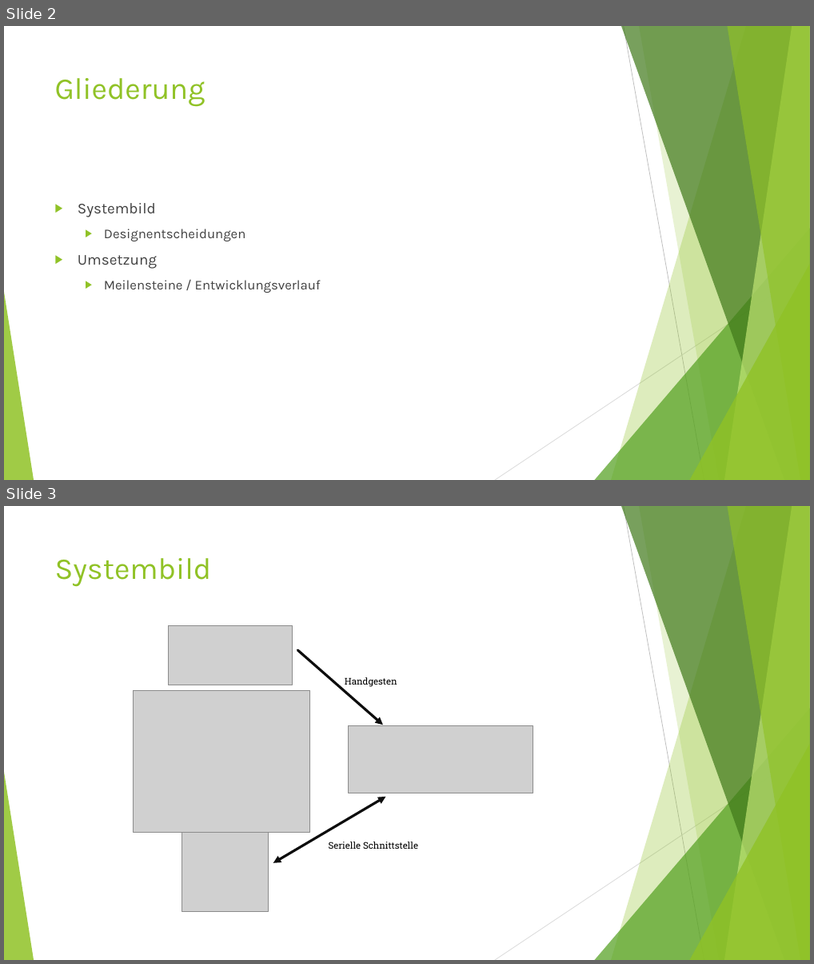
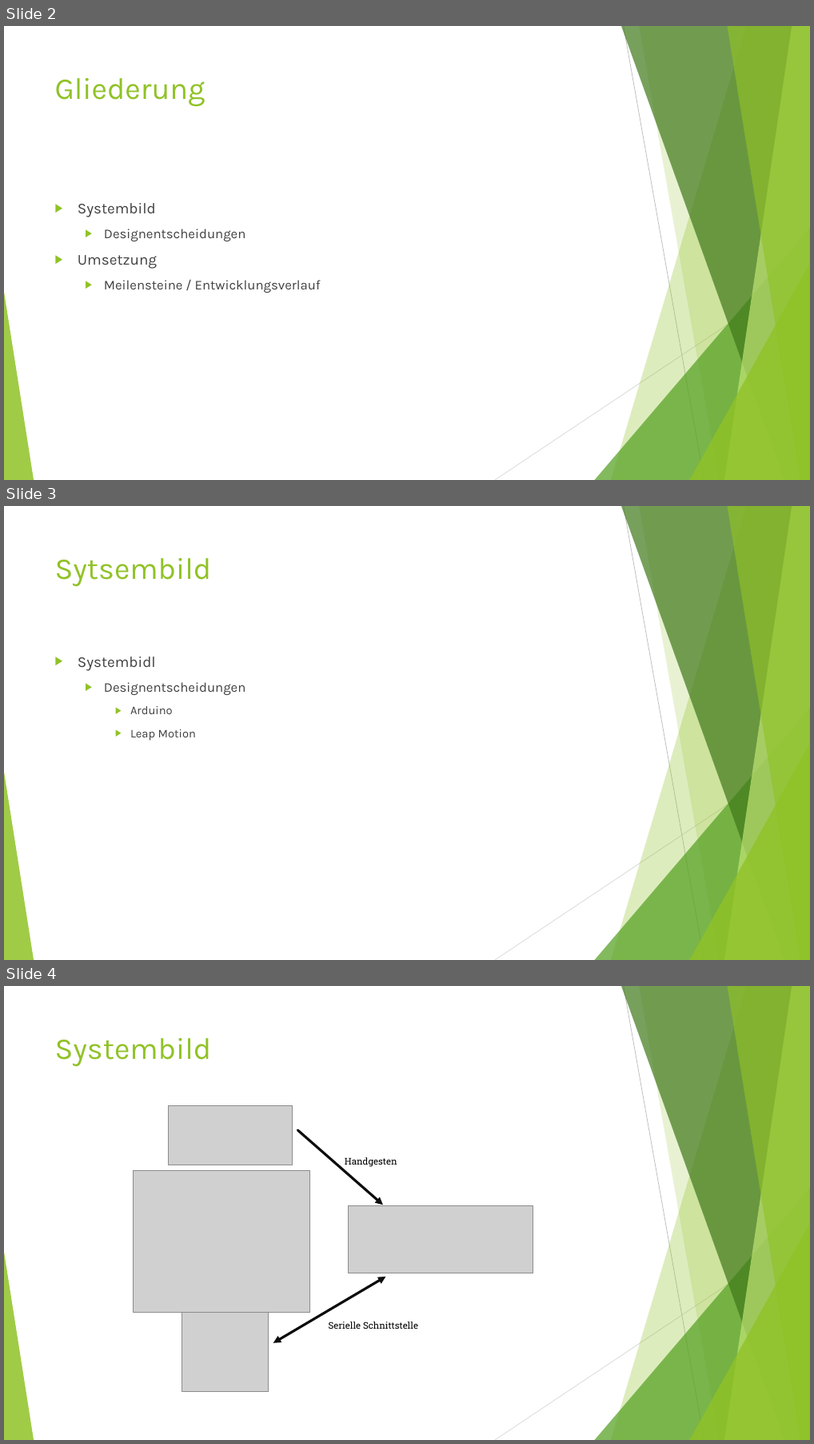
Before and after one commit to NotoriousRonin/EMM-Project, a slide deck: Praesi.pptx. Shown one above the other, each under a label of ours: slides 2 and 3 before the commit, slides 2, 3 and 4 after it. The pictures are 814x964 and 814x1444 pixels, drawn with LibreOffice and Linux fonts; fonts in the diff are those of the drawing; grey boxes stand for pictures. Boxes give left, top, right and bottom in pixels: in the first picture for what was removed or moved away, otherwise in the second. Text is boxed around its words. In the diff, an @@ line names an element or a change of style, - is before the commit and + after.

```diff
--- a/Praesi.pptx
+++ b/Praesi.pptx
@@ slide 3 added at (4,506,810,960), background #FFFFFF; not listed: 10 template elements that a slide beside it also shows @@
@@ title added at (55,558,212,587), 36 pt, text #90C226 @@
+Sytsembild
@@ text added at (78,656,246,740), 16 pt, text #404040 @@
+▶ Systembidl
+  ▶ Designentscheidungen
+    ▶ Arduino
+    ▶ Leap Motion
@@ what was slide 3 is now slide 4 @@
```
Also in this commit, not shown: 7 slides changed, 1 other slide added, 1 slide removed.
